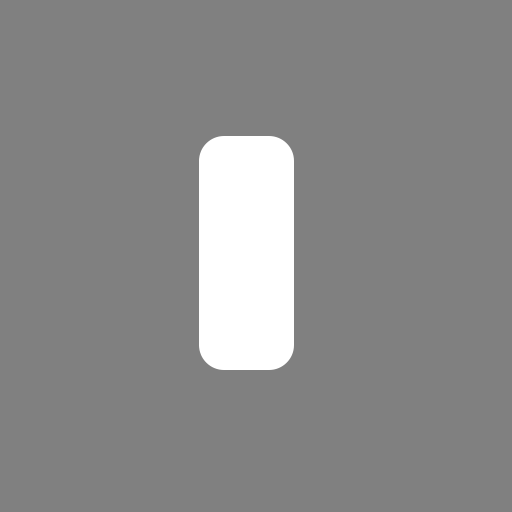
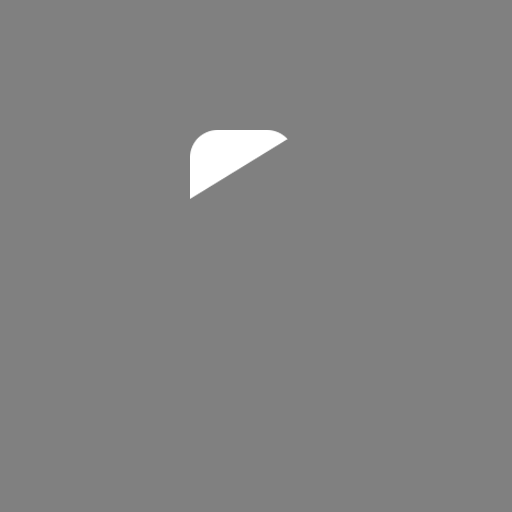
Layer changes from the first (512, 512) image to the second:
added layer "图层 10" above "圆角矩形 1" over [190, 130, 288, 200]
hid "圆角矩形 1" over [199, 136, 294, 370]
